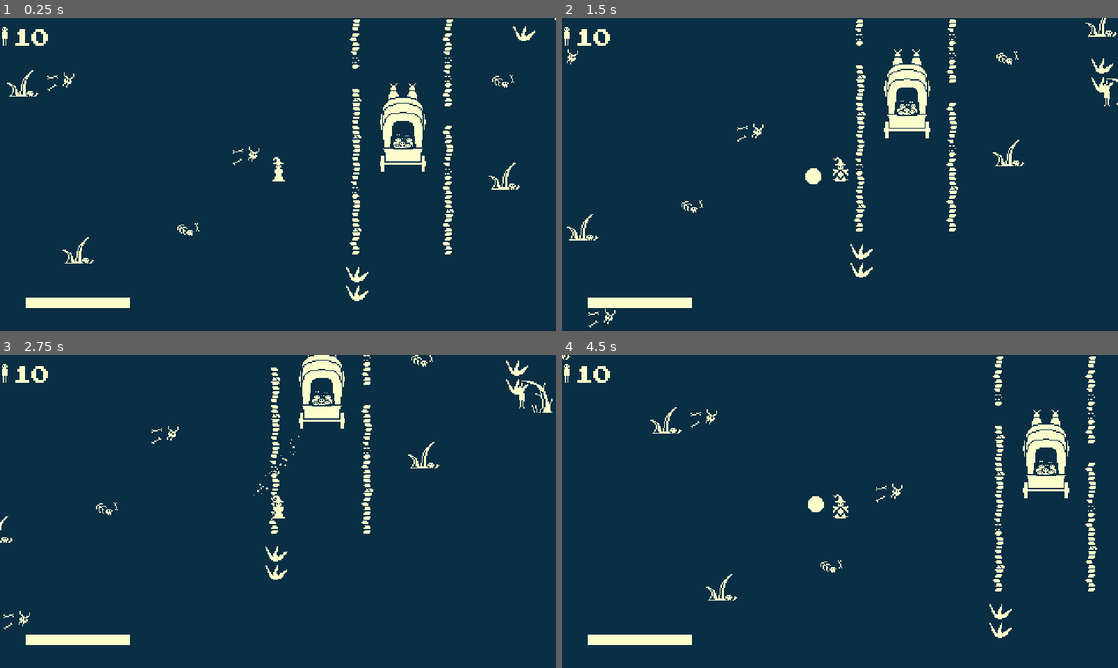
Above: before the commit, frames 1-4 (two rows, left to right).
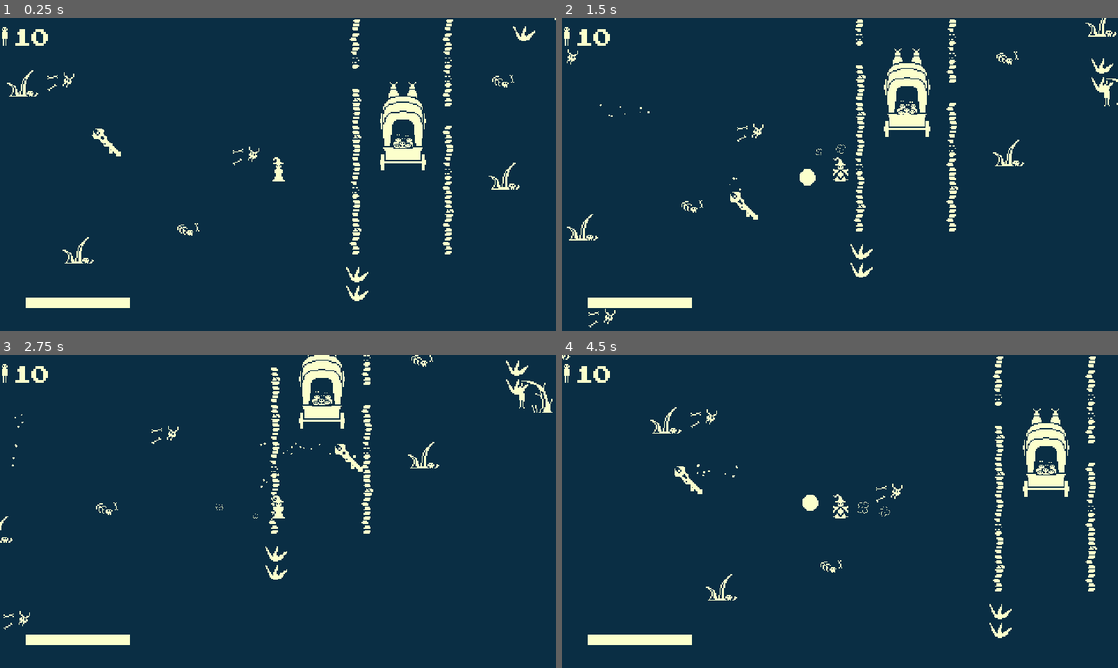
Above: after the commit, the same moments.

Repository: DanX3/1bitjam
Game: Godot game, scene res://scenes/world.tscn
The game is run twice, just before and just after one commit, with the same random seed, the same clock (stepped at 60 frames per second) and the same inputs.
Inputs (mouse positions are in pixels of both pictures, inside the frame that each line leads up to):
- Up to frame 1 (0.25 s): no input
- Up to frame 2 (1.5 s): tap Enter (ui_accept) at 0.5, 0.77 s; move the mouse to (962, 158) at 0.52 s; hold D (move_right) 0.53-1.28 s; click (962, 158) at 0.6 s; move the mouse to (728, 190) at 1.27 s; hold S (move_down) from 1.28 s (still down); click (728, 190) at 1.35 s
- Up to frame 3 (2.75 s): tap Enter (ui_accept) at 1.52 s; move the mouse to (333, 442) at 2.02 s; release S (move_down) at 2.03 s; hold D (move_right) from 2.03 s (still down); hold Shift from 2.03 s (still down); click (333, 442) at 2.3 s
- Up to frame 4 (4.5 s): move the mouse to (812, 574) at 2.77 s; release D (move_right) at 2.78 s; release Shift at 2.78 s; hold W (move_up) 2.78-3.53 s; tap Space at 2.85 s; tap Enter (ui_accept) at 3.02, 3.77 s; click (812, 574) at 3.05 s; move the mouse to (1006, 558) at 3.52 s; hold A (move_left) from 3.53 s (still down); click (1006, 558) at 3.6 s; move the mouse to (673, 464) at 4.27 s; click (673, 464) at 4.35 s

The runs differ from the first frame. In frame 1, 0.5% of the frame differs, in the area x 16-77%, y 20-50%; in frame 2, 0.6%; in frame 3, 0.2%; in frame 4, 0.6%, in the area x 20-92%, y 17-52%.

Commit message:
GIGA COMMIT DELLA VITA

Diff:
--- /dev/null
+++ b/death_particles.tscn
@@ -0,0 +1,33 @@
+[gd_scene load_steps=5 format=3 uid="uid://c5vpcd1ob1qg7"]
+
+[ext_resource type="Script" path="res://library/scripts/FreeAfter.gd" id="1_ev2qp"]
+
+[sub_resource type="Gradient" id="Gradient_ihmhu"]
+offsets = PackedFloat32Array(0, 0.844444, 1)
+colors = PackedColorArray(1, 1, 1, 1, 1, 1, 1, 1, 1, 1, 1, 0)
+
+[sub_resource type="GradientTexture1D" id="GradientTexture1D_4ye2t"]
+gradient = SubResource("Gradient_ihmhu")
+
+[sub_resource type="ParticleProcessMaterial" id="ParticleProcessMaterial_us4yk"]
+particle_flag_disable_z = true
+gravity = Vector3(0, 0, 0)
+initial_velocity_min = 74.06
+initial_velocity_max = 101.84
+orbit_velocity_min = 0.0
+orbit_velocity_max = 0.0
+damping_min = 100.0
+damping_max = 100.0
+angle_min = -720.0
+scale_max = 5.0
+color_ramp = SubResource("GradientTexture1D_4ye2t")
+
+[node name="DeathParticles" type="GPUParticles2D"]
+amount = 16
+process_material = SubResource("ParticleProcessMaterial_us4yk")
+lifetime = 2.0
+speed_scale = 2.0
+explosiveness = 0.9
+
+[node name="FreeAfter" type="Node" parent="."]
+script = ExtResource("1_ev2qp")
--- a/library/scenes/cursor.tscn
+++ b/library/scenes/cursor.tscn
@@ -19,7 +19,7 @@
 "times": PackedFloat32Array(0),
 "transitions": PackedFloat32Array(1),
 "update": 0,
-"values": [Vector2(-22, -11)]
+"values": [Vector2(-14, -11)]
 }
 
 [sub_resource type="Animation" id="Animation_l6usn"]
@@ -58,9 +58,9 @@
 anchor_top = 0.5
 anchor_right = 0.5
 anchor_bottom = 0.5
-offset_left = -22.0
+offset_left = -14.0
 offset_top = -11.0
-offset_right = -19.0
+offset_right = -11.0
 offset_bottom = 7.0
 grow_horizontal = 2
 grow_vertical = 2
--- a/library/scripts/EventBus.gd
+++ b/library/scripts/EventBus.gd
@@ -5,6 +5,7 @@
 func _ready():
 	add_user_signal("game_over")
 	add_user_signal("castle_reached")
+	add_user_signal("camera_shake")
 	# add user signals here
 
 #add_user_signal("hurt", [
--- a/library/scripts/FollowCursor.gd
+++ b/library/scripts/FollowCursor.gd
@@ -2,5 +2,5 @@
 
 @onready var parent = get_parent()
 
-func _process(delta):
+func _physics_process(delta):
 	parent.global_position = get_global_mouse_position()
--- a/library/scripts/PauseMenu.gd
+++ b/library/scripts/PauseMenu.gd
@@ -29,3 +29,13 @@
 func _game_over():
 	get_tree().paused = true
 	show()
+	Input.set_mouse_mode(Input.MOUSE_MODE_VISIBLE)
+
+
+func _on_restart_pressed():
+	print("pressed restart")
+	_on_cursor_selected("Restart")
+
+
+func _on_quit_pressed():
+	_on_cursor_selected("Quit")
--- /dev/null
+++ b/library/scripts/SoundVariations.gd
@@ -0,0 +1,7 @@
+extends AudioStreamPlayer2D
+
+@export var streams: Array[AudioStream]
+
+func play_sound():
+	stream = streams.pick_random()
+	play()
--- a/library/scripts/Utils.gd
+++ b/library/scripts/Utils.gd
@@ -22,3 +22,9 @@
 	var local_pos = tilemap.to_local(global_pos)
 	var coords = tilemap.local_to_map(local_pos)
 	return tilemap.get_cell_tile_data(layer, coords)
+
+static func add_here(creator: Node2D, scene: PackedScene) -> Node:
+	var newNode = scene.instantiate()
+	creator.get_parent().add_child(newNode)
+	newNode.global_position = creator.global_position
+	return newNode
--- a/project.godot
+++ b/project.godot
@@ -26,6 +26,8 @@
 window/size/viewport_height=1080
 window/stretch/mode="canvas_items"
 window/stretch/scale=4.0
+mouse_cursor/size/viewport_height=720
+mouse_cursor/size/viewport_width=1280
 
 [editor_plugins]
 
--- a/scenes/Player.tscn
+++ b/scenes/Player.tscn
@@ -9,6 +9,7 @@
 [ext_resource type="Texture2D" uid="uid://siv462vqa644" path="res://assets/border.png" id="6_rw7i7"]
 [ext_resource type="Texture2D" uid="uid://de5ta844hynpo" path="res://assets/black.png" id="7_prn5d"]
 [ext_resource type="Texture2D" uid="uid://dwk382eg4e650" path="res://assets/white.png" id="7_tic3v"]
+[ext_resource type="PackedScene" uid="uid://dptps1sq6buvr" path="res://scenes/walk_smoke.tscn" id="10_qetsn"]
 
 [sub_resource type="Curve" id="Curve_ewt3i"]
 min_value = -1.0
@@ -180,7 +181,9 @@
 
 [node name="Cooldown" type="Node" parent="."]
 script = ExtResource("4_xl085")
-duration = 0.7
+duration = 0.5
+
+[node name="WalkSmoke" parent="." instance=ExtResource("10_qetsn")]
 
 [node name="AnimatedSprite2D" type="AnimatedSprite2D" parent="."]
 texture_filter = 1
@@ -218,4 +221,7 @@
 texture_over = ExtResource("6_rw7i7")
 texture_progress = ExtResource("7_tic3v")
 
+[node name="AudioListener2D" type="AudioListener2D" parent="."]
+current = true
+
 [connection signal="animation_finished" from="AnimatedSprite2D" to="." method="_on_animated_sprite_2d_animation_finished"]
--- a/scenes/caravan.tscn
+++ b/scenes/caravan.tscn
@@ -6,9 +6,50 @@
 [ext_resource type="Script" path="res://library/scripts/Spawner.gd" id="4_quugf"]
 [ext_resource type="Texture2D" uid="uid://bwdxrektuee17" path="res://assets/icons.png" id="4_wumkv"]
 [ext_resource type="PackedScene" uid="uid://by600etqyr3av" path="res://scenes/demon.tscn" id="5_1o624"]
+[ext_resource type="Script" path="res://library/scripts/SoundVariations.gd" id="6_mmsxs"]
+[ext_resource type="AudioStream" uid="uid://bwbhgv6rfatfq" path="res://assets/Audio/hit1.ogg" id="7_n7fik"]
+[ext_resource type="AudioStream" uid="uid://ccg8cdudrq0dj" path="res://assets/Audio/hit2.ogg" id="8_otcwl"]
 
 [sub_resource type="RectangleShape2D" id="RectangleShape2D_4vg50"]
-size = Vector2(41.7703, 80.5036)
+size = Vector2(37.7921, 69.2942)
+
+[sub_resource type="Animation" id="Animation_v7xwr"]
+resource_name = "walk"
+length = 0.6
+loop_mode = 1
+tracks/0/type = "value"
+tracks/0/imported = false
+tracks/0/enabled = true
+tracks/0/path = NodePath("Sprite2D:position")
+tracks/0/interp = 1
+tracks/0/loop_wrap = true
+tracks/0/keys = {
+"times": PackedFloat32Array(0, 0.3),
+"transitions": PackedFloat32Array(1, 1),
+"update": 1,
+"values": [Vector2(0, -1.01903), Vector2(0, 0)]
+}
+
+[sub_resource type="Animation" id="Animation_hpd2a"]
+length = 0.001
+tracks/0/type = "value"
+tracks/0/imported = false
+tracks/0/enabled = true
+tracks/0/path = NodePath("Sprite2D:position")
+tracks/0/interp = 1
+tracks/0/loop_wrap = true
+tracks/0/keys = {
+"times": PackedFloat32Array(0),
+"transitions": PackedFloat32Array(1),
+"update": 0,
+"values": [Vector2(0, 0)]
+}
+
+[sub_resource type="AnimationLibrary" id="AnimationLibrary_6uoqt"]
+_data = {
+"RESET": SubResource("Animation_hpd2a"),
+"walk": SubResource("Animation_v7xwr")
+}
 
 [sub_resource type="RectangleShape2D" id="RectangleShape2D_vp10o"]
 size = Vector2(62.6554, 103.941)
@@ -18,7 +59,44 @@
 region = Rect2(18, 4, 7, 18)
 
 [sub_resource type="RectangleShape2D" id="RectangleShape2D_0hjh0"]
-size = Vector2(37.7921, 75.4084)
+size = Vector2(34.8086, 67.2561)
+
+[sub_resource type="Animation" id="Animation_cpvbi"]
+resource_name = "blink"
+length = 0.6
+tracks/0/type = "value"
+tracks/0/imported = false
+tracks/0/enabled = true
+tracks/0/path = NodePath("../Caravan:visible")
+tracks/0/interp = 1
+tracks/0/loop_wrap = true
+tracks/0/keys = {
+"times": PackedFloat32Array(0, 0.1, 0.2, 0.3, 0.4, 0.5, 0.6),
+"transitions": PackedFloat32Array(1, 1, 1, 1, 1, 1, 1),
+"update": 1,
+"values": [true, false, true, false, true, false, true]
+}
+
+[sub_resource type="Animation" id="Animation_atj1d"]
+length = 0.001
+tracks/0/type = "value"
+tracks/0/imported = false
+tracks/0/enabled = true
+tracks/0/path = NodePath("Sprite2D:visible")
+tracks/0/interp = 1
+tracks/0/loop_wrap = true
+tracks/0/keys = {
+"times": PackedFloat32Array(0),
+"transitions": PackedFloat32Array(1),
+"update": 1,
+"values": [true]
+}
+
+[sub_resource type="AnimationLibrary" id="AnimationLibrary_k32ay"]
+_data = {
+"RESET": SubResource("Animation_atj1d"),
+"blink": SubResource("Animation_cpvbi")
+}
 
 [node name="Caravan" type="CharacterBody2D" groups=["caravan"]]
 scale = Vector2(1.0055, 0.981323)
@@ -35,10 +113,14 @@
 region_rect = Rect2(0, 192, 64.1936, 96.1646)
 
 [node name="CollisionShape2D" type="CollisionShape2D" parent="."]
-position = Vector2(-9.48458e-07, 8.66177)
+position = Vector2(-2.96393e-08, 13.2474)
 shape = SubResource("RectangleShape2D_4vg50")
 
-[node name="AnimationPlayer" type="AnimationPlayer" parent="."]
+[node name="WalkPlayer" type="AnimationPlayer" parent="."]
+autoplay = "walk"
+libraries = {
+"": SubResource("AnimationLibrary_6uoqt")
+}
 
 [node name="EnemyDetector" type="Area2D" parent="."]
 collision_layer = 0
@@ -70,7 +152,7 @@
 collision_mask = 8
 
 [node name="CollisionShape2D2" type="CollisionShape2D" parent="HurtBox"]
-position = Vector2(0, 9.17129)
+position = Vector2(0.497265, 13.2474)
 shape = SubResource("RectangleShape2D_0hjh0")
 
 [node name="Passengers" type="Sprite2D" parent="."]
@@ -88,7 +170,7 @@
 rects = Array[Rect2]([Rect2(-200, -600, 400, 100)])
 
 [node name="DemonInterval" type="Timer" parent="Spawner"]
-wait_time = 3.0
+wait_time = 2.0
 
 [node name="WaveInterval" type="Timer" parent="Spawner"]
 wait_time = 30.0
@@ -97,6 +179,15 @@
 [node name="SpawnMarker" type="Marker2D" parent="."]
 position = Vector2(0, -616.515)
 
+[node name="BlinkPlayer" type="AnimationPlayer" parent="."]
+libraries = {
+"": SubResource("AnimationLibrary_k32ay")
+}
+
+[node name="HitPlayer" type="AudioStreamPlayer2D" parent="."]
+script = ExtResource("6_mmsxs")
+streams = Array[AudioStream]([ExtResource("7_n7fik"), ExtResource("8_otcwl")])
+
 [connection signal="body_entered" from="EnemyDetector" to="." method="_on_enemy_detector_body_entered"]
 [connection signal="body_exited" from="EnemyDetector" to="." method="_on_enemy_detector_body_exited"]
 [connection signal="area_shape_entered" from="HurtBox" to="." method="_on_hurt_box_area_shape_entered"]
--- /dev/null
+++ b/scenes/explosion.tscn
@@ -0,0 +1,85 @@
+[gd_scene load_steps=13 format=3 uid="uid://dj8c6yuol660h"]
+
+[ext_resource type="Texture2D" uid="uid://7i2tb4epo8aq" path="res://assets/explosion.png" id="1_ivx2w"]
+[ext_resource type="Script" path="res://library/scripts/FreeAfter.gd" id="2_lc0bm"]
+
+[sub_resource type="AtlasTexture" id="AtlasTexture_rom6a"]
+atlas = ExtResource("1_ivx2w")
+region = Rect2(0, 0, 32, 32)
+
+[sub_resource type="AtlasTexture" id="AtlasTexture_6j5nj"]
+atlas = ExtResource("1_ivx2w")
+region = Rect2(32, 0, 32, 32)
+
+[sub_resource type="AtlasTexture" id="AtlasTexture_kh4bt"]
+atlas = ExtResource("1_ivx2w")
+region = Rect2(64, 0, 32, 32)
+
+[sub_resource type="AtlasTexture" id="AtlasTexture_djxek"]
+atlas = ExtResource("1_ivx2w")
+region = Rect2(96, 0, 32, 32)
+
+[sub_resource type="AtlasTexture" id="AtlasTexture_iwipn"]
+atlas = ExtResource("1_ivx2w")
+region = Rect2(128, 0, 32, 32)
+
+[sub_resource type="AtlasTexture" id="AtlasTexture_363jo"]
+atlas = ExtResource("1_ivx2w")
+region = Rect2(160, 0, 32, 32)
+
+[sub_resource type="AtlasTexture" id="AtlasTexture_k3ao6"]
+atlas = ExtResource("1_ivx2w")
+region = Rect2(192, 0, 32, 32)
+
+[sub_resource type="AtlasTexture" id="AtlasTexture_yhn2b"]
+atlas = ExtResource("1_ivx2w")
+region = Rect2(224, 0, 32, 32)
+
+[sub_resource type="AtlasTexture" id="AtlasTexture_2mtrw"]
+atlas = ExtResource("1_ivx2w")
+region = Rect2(256, 0, 32, 32)
+
+[sub_resource type="SpriteFrames" id="SpriteFrames_0tljn"]
+animations = [{
+"frames": [{
+"duration": 1.0,
+"texture": SubResource("AtlasTexture_rom6a")
+}, {
+"duration": 1.0,
+"texture": SubResource("AtlasTexture_6j5nj")
+}, {
+"duration": 1.0,
+"texture": SubResource("AtlasTexture_kh4bt")
+}, {
+"duration": 1.0,
+"texture": SubResource("AtlasTexture_djxek")
+}, {
+"duration": 1.0,
+"texture": SubResource("AtlasTexture_iwipn")
+}, {
+"duration": 1.0,
+"texture": SubResource("AtlasTexture_363jo")
+}, {
+"duration": 1.0,
+"texture": SubResource("AtlasTexture_k3ao6")
+}, {
+"duration": 1.0,
+"texture": SubResource("AtlasTexture_yhn2b")
+}, {
+"duration": 1.0,
+"texture": SubResource("AtlasTexture_2mtrw")
+}],
+"loop": false,
+"name": &"default",
+"speed": 24.0
+}]
+
+[node name="Explosion" type="AnimatedSprite2D"]
+scale = Vector2(2, 2)
+sprite_frames = SubResource("SpriteFrames_0tljn")
+autoplay = "default"
+frame = 8
+frame_progress = 1.0
+
+[node name="FreeAfter" type="Node" parent="."]
+script = ExtResource("2_lc0bm")
--- a/scenes/fireball.tscn
+++ b/scenes/fireball.tscn
@@ -7,12 +7,12 @@
 [sub_resource type="CircleShape2D" id="CircleShape2D_d2gub"]
 radius = 7.07107
 
-[sub_resource type="Curve" id="Curve_32nup"]
+[sub_resource type="Curve" id="Curve_m5scr"]
 _data = [Vector2(0, 1), 0.0, 0.0, 0, 0, Vector2(1, 0), -2.50079, 0.0, 0, 0]
 point_count = 2
 
-[sub_resource type="CurveTexture" id="CurveTexture_1y4g0"]
-curve = SubResource("Curve_32nup")
+[sub_resource type="CurveTexture" id="CurveTexture_4k1vp"]
+curve = SubResource("Curve_m5scr")
 
 [sub_resource type="ParticleProcessMaterial" id="ParticleProcessMaterial_y8u7x"]
 emission_shape = 2
@@ -23,7 +23,14 @@
 orbit_velocity_max = 0.0
 angle_max = 720.0
 scale_max = 2.0
-scale_curve = SubResource("CurveTexture_1y4g0")
+scale_curve = SubResource("CurveTexture_4k1vp")
+
+[sub_resource type="Curve" id="Curve_32nup"]
+_data = [Vector2(0, 1), 0.0, 0.0, 0, 0, Vector2(1, 0), -2.50079, 0.0, 0, 0]
+point_count = 2
+
+[sub_resource type="CurveTexture" id="CurveTexture_grjbf"]
+curve = SubResource("Curve_32nup")
 
 [sub_resource type="ParticleProcessMaterial" id="ParticleProcessMaterial_b1mup"]
 emission_shape = 2
@@ -35,7 +42,7 @@
 angle_max = 720.0
 scale_min = 0.1
 scale_max = 0.5
-scale_curve = SubResource("CurveTexture_1y4g0")
+scale_curve = SubResource("CurveTexture_grjbf")
 
 [node name="Fireball" type="CharacterBody2D"]
 collision_layer = 4
--- a/scenes/prisoner.tscn
+++ b/scenes/prisoner.tscn
@@ -1,7 +1,8 @@
-[gd_scene load_steps=7 format=3 uid="uid://xvhyqe37nd4p"]
+[gd_scene load_steps=8 format=3 uid="uid://xvhyqe37nd4p"]
 
 [ext_resource type="Script" path="res://scripts/prisoner.gd" id="1_8tvru"]
 [ext_resource type="Texture2D" uid="uid://cftegb5of2etx" path="res://assets/cage.png" id="1_pt5g6"]
+[ext_resource type="PackedScene" uid="uid://dptps1sq6buvr" path="res://scenes/walk_smoke.tscn" id="2_ismst"]
 
 [sub_resource type="AtlasTexture" id="AtlasTexture_dlptc"]
 atlas = ExtResource("1_pt5g6")
@@ -33,6 +34,8 @@
 collision_mask = 4
 script = ExtResource("1_8tvru")
 
+[node name="WalkSmoke" parent="." instance=ExtResource("2_ismst")]
+
 [node name="AnimatedSprite2D" type="AnimatedSprite2D" parent="."]
 position = Vector2(0, -10)
 sprite_frames = SubResource("SpriteFrames_60ulf")
--- /dev/null
+++ b/scenes/walk_smoke.tscn
@@ -0,0 +1,43 @@
+[gd_scene load_steps=8 format=3 uid="uid://dptps1sq6buvr"]
+
+[ext_resource type="Texture2D" uid="uid://1nte6evvy440" path="res://assets/cursor.png" id="1_d2dqw"]
+
+[sub_resource type="Gradient" id="Gradient_hpbiw"]
+offsets = PackedFloat32Array(0, 0.407407, 1)
+colors = PackedColorArray(1, 1, 1, 1, 1, 1, 1, 0.311111, 1, 1, 1, 0)
+
+[sub_resource type="GradientTexture1D" id="GradientTexture1D_davbj"]
+gradient = SubResource("Gradient_hpbiw")
+
+[sub_resource type="Curve" id="Curve_a21gb"]
+_data = [Vector2(0, 0.836299), 0.0, 0.994358, 0, 0, Vector2(0.418994, 0.992883), 0.0, 0.0, 0, 0, Vector2(1, 0), -2.3357, 0.0, 0, 0]
+point_count = 3
+
+[sub_resource type="CurveTexture" id="CurveTexture_yf1y1"]
+curve = SubResource("Curve_a21gb")
+
+[sub_resource type="ParticleProcessMaterial" id="ParticleProcessMaterial_gr2gi"]
+particle_flag_disable_z = true
+spread = 180.0
+gravity = Vector3(0, 0, 0)
+initial_velocity_min = 20.0
+initial_velocity_max = 20.0
+orbit_velocity_min = 0.0
+orbit_velocity_max = 0.0
+damping_min = 19.444
+damping_max = 19.444
+angle_min = -680.0
+angle_max = 720.0
+scale_min = 0.2
+scale_max = 0.6
+scale_curve = SubResource("CurveTexture_yf1y1")
+color_ramp = SubResource("GradientTexture1D_davbj")
+
+[sub_resource type="AtlasTexture" id="AtlasTexture_d21up"]
+atlas = ExtResource("1_d2dqw")
+region = Rect2(32, 0, 32, 32)
+
+[node name="WalkSmoke" type="GPUParticles2D"]
+amount = 4
+process_material = SubResource("ParticleProcessMaterial_gr2gi")
+texture = SubResource("AtlasTexture_d21up")
--- a/scenes/world.tscn
+++ b/scenes/world.tscn
@@ -12,6 +12,8 @@
 [ext_resource type="Script" path="res://godot_state_charts_examples/ant_hill/marker/marker.gd" id="11_p7vf3"]
 [ext_resource type="Shader" path="res://library/shaders/black_white.gdshader" id="11_tq6mm"]
 [ext_resource type="PackedScene" uid="uid://bnqagctpgww5k" path="res://library/scenes/pause_menu.tscn" id="12_4k0kt"]
+[ext_resource type="Script" path="res://library/scripts/FollowCursor.gd" id="12_57aso"]
+[ext_resource type="Texture2D" uid="uid://xtwkvlp0wg8m" path="res://assets/wand.png" id="13_elg4e"]
 
 [sub_resource type="TileSetAtlasSource" id="TileSetAtlasSource_bhkcy"]
 texture = ExtResource("1_xx67n")
@@ -80,6 +82,109 @@
 [sub_resource type="RectangleShape2D" id="RectangleShape2D_8oeb2"]
 size = Vector2(1151, 87)
 
+[sub_resource type="Curve" id="Curve_12n4u"]
+_data = [Vector2(0, 1), 0.0, 0.0, 0, 0, Vector2(1, 0), -2.50079, 0.0, 0, 0]
+point_count = 2
+
+[sub_resource type="CurveTexture" id="CurveTexture_1y4g0"]
+curve = SubResource("Curve_12n4u")
+
+[sub_resource type="ParticleProcessMaterial" id="ParticleProcessMaterial_q8cpx"]
+emission_shape = 2
+emission_sphere_radius = 5.34
+particle_flag_disable_z = true
+gravity = Vector3(0, 0, 0)
+orbit_velocity_min = 0.0
+orbit_velocity_max = 0.0
+angle_max = 720.0
+scale_max = 2.0
+scale_curve = SubResource("CurveTexture_1y4g0")
+
+[sub_resource type="AtlasTexture" id="AtlasTexture_8jfbj"]
+atlas = ExtResource("13_elg4e")
+region = Rect2(0, 0, 32, 32)
+
+[sub_resource type="AtlasTexture" id="AtlasTexture_idogl"]
+atlas = ExtResource("13_elg4e")
+region = Rect2(32, 0, 32, 32)
+
+[sub_resource type="AtlasTexture" id="AtlasTexture_s6oyt"]
+atlas = ExtResource("13_elg4e")
+region = Rect2(64, 0, 32, 32)
+
+[sub_resource type="AtlasTexture" id="AtlasTexture_tiwlj"]
+atlas = ExtResource("13_elg4e")
+region = Rect2(96, 0, 32, 32)
+
+[sub_resource type="AtlasTexture" id="AtlasTexture_qsp67"]
+atlas = ExtResource("13_elg4e")
+region = Rect2(0, 32, 32, 32)
+
+[sub_resource type="AtlasTexture" id="AtlasTexture_d4t1d"]
+atlas = ExtResource("13_elg4e")
+region = Rect2(32, 32, 32, 32)
+
+[sub_resource type="AtlasTexture" id="AtlasTexture_q2yk1"]
+atlas = ExtResource("13_elg4e")
+region = Rect2(64, 32, 32, 32)
+
+[sub_resource type="AtlasTexture" id="AtlasTexture_istgq"]
+atlas = ExtResource("13_elg4e")
+region = Rect2(96, 32, 32, 32)
+
+[sub_resource type="AtlasTexture" id="AtlasTexture_d44yx"]
+atlas = ExtResource("13_elg4e")
+region = Rect2(0, 64, 32, 32)
+
+[sub_resource type="AtlasTexture" id="AtlasTexture_mbphi"]
+atlas = ExtResource("13_elg4e")
+region = Rect2(32, 64, 32, 32)
+
+[sub_resource type="AtlasTexture" id="AtlasTexture_2htxp"]
+atlas = ExtResource("13_elg4e")
+region = Rect2(64, 64, 32, 32)
+
+[sub_resource type="SpriteFrames" id="SpriteFrames_wr4a2"]
+animations = [{
+"frames": [{
+"duration": 1.0,
+"texture": SubResource("AtlasTexture_8jfbj")
+}, {
+"duration": 1.0,
+"texture": SubResource("AtlasTexture_idogl")
+}, {
+"duration": 1.0,
+"texture": SubResource("AtlasTexture_s6oyt")
+}, {
+"duration": 1.0,
+"texture": SubResource("AtlasTexture_tiwlj")
+}, {
+"duration": 1.0,
+"texture": SubResource("AtlasTexture_qsp67")
+}, {
+"duration": 1.0,
+"texture": SubResource("AtlasTexture_d4t1d")
+}, {
+"duration": 1.0,
+"texture": SubResource("AtlasTexture_q2yk1")
+}, {
+"duration": 1.0,
+"texture": SubResource("AtlasTexture_istgq")
+}, {
+"duration": 1.0,
+"texture": SubResource("AtlasTexture_d44yx")
+}, {
+"duration": 1.0,
+"texture": SubResource("AtlasTexture_mbphi")
+}, {
+"duration": 1.0,
+"texture": SubResource("AtlasTexture_2htxp")
+}],
+"loop": true,
+"name": &"default",
+"speed": 12.0
+}]
+
 [sub_resource type="ShaderMaterial" id="ShaderMaterial_wdca1"]
 shader = ExtResource("11_tq6mm")
 shader_parameter/threshold = 0.41
@@ -180,6 +285,31 @@
 [node name="CastleMarker" type="Node2D" parent="." groups=["castle"]]
 position = Vector2(417, -3187)
 script = ExtResource("11_p7vf3")
+
+[node name="CursorParticles" type="Node2D" parent="."]
+
+[node name="Particles1" type="GPUParticles2D" parent="CursorParticles"]
+position = Vector2(6, 6)
+amount = 32
+process_material = SubResource("ParticleProcessMaterial_q8cpx")
+lifetime = 2.0
+
+[node name="FollowCursor2" type="Node2D" parent="CursorParticles"]
+position = Vector2(5, 4)
+script = ExtResource("12_57aso")
+
+[node name="CanvasLayer" type="CanvasLayer" parent="."]
+
+[node name="Pointer" type="Node2D" parent="CanvasLayer"]
+
+[node name="AnimatedSprite2D" type="AnimatedSprite2D" parent="CanvasLayer/Pointer"]
+position = Vector2(16, 16)
+sprite_frames = SubResource("SpriteFrames_wr4a2")
+autoplay = "default"
+frame_progress = 0.950701
+
+[node name="FollowCursor" type="Node2D" parent="CanvasLayer/Pointer"]
+script = ExtResource("12_57aso")
 
 [node name="Shader" type="CanvasLayer" parent="."]
 
--- a/scripts/Fireball.gd
+++ b/scripts/Fireball.gd
@@ -1,6 +1,8 @@
 class_name Fireball extends CharacterBody2D
 
-const SPEED := 200.0
+const SPEED := 500.0
+const MAX_DURATION_MS = 250
+var life_start
 var direction
 var caravan
 
@@ -8,13 +10,18 @@
 	direction = dir
 
 func _ready():
+	life_start = Time.get_ticks_msec()
 	caravan = get_tree().get_first_node_in_group("caravan")
 
 func _physics_process(delta):
+	if Time.get_ticks_msec() - life_start > MAX_DURATION_MS:
+		queue_free()
+		return
 	var collision = move_and_collide(delta * direction * SPEED)
 	if collision != null:
 		if collision.get_collider().name == caravan.name:
 			queue_free()
 
 func _on_visible_on_screen_notifier_2d_screen_exited():
-	queue_free()
+	pass
+#	queue_free()
--- a/scripts/caravan.gd
+++ b/scripts/caravan.gd
@@ -25,7 +25,9 @@
 
 func _process(delta):
 	if closeDemonsCounter > 0:
+		$WalkPlayer.stop()
 		return
+	$WalkPlayer.play("walk")
 	velocity = Vector2.UP * speed
 	move_and_slide()
 
@@ -37,8 +39,8 @@
 
 
 func take_damage():
-	get_node("/root/UtilsInstance").frame_freeze(0.5, 0.5)
-
+	$BlinkPlayer.play("blink")
+	$HitPlayer.play_sound()
 	refugees -= 1
 	counterLabel.text = str(refugees)
 	if refugees <= 0:
--- a/scripts/demon.gd
+++ b/scripts/demon.gd
@@ -5,6 +5,9 @@
 const ATTACK_ANGLE = 1.2 * PI
 const PLAYER_DAMAGE = 5.0
 const AVOID_CARAVAN_ANGLE = 0.25 * PI
+
+var explosion_scene = preload("res://scenes/explosion.tscn")
+var death_parts = preload("res://death_particles.tscn")
 
 var player: Player
 @onready var chart: StateChart = $StateChart
@@ -81,6 +84,7 @@
 func _on_hurt_box_body_entered(body):
 	if body is Fireball:
 		body.queue_free()
+		Utils.add_here(self, explosion_scene)
 		chart.send_event("die")
 
 func _on_attack_caravan_state_entered():
@@ -129,6 +133,10 @@
 
 func _on_die_state_entered():
 	sprite.play("die")
+	var particles = Utils.add_here(self, death_parts)
+	var player = get_tree().get_first_node_in_group("player")
+	var shootDir = global_position - player.global_position
+	particles.rotation = atan2(shootDir.y, shootDir.x)
 
 
 func _on_idle_visibility_body_entered(body):
--- a/scripts/player.gd
+++ b/scripts/player.gd
@@ -23,9 +23,11 @@
 func _ready():
 	sprite.play("idle")
 	progress.value = life
+	get_node("/root/EventBusInstance").connect("camera_shake", func(): $Camera2D/CameraShake.shake())
 
 func _input(event):
 	if Input.is_action_just_pressed("fire") and cooldown.is_ready():
+		player.stop()
 		player.play("fireball")
 
 func spawn_fireball():
@@ -50,6 +52,7 @@
 	move_and_slide()
 	if abs(velocity.x) > 0.0:
 		pivot.scale.x = sign(velocity.x)
+	$WalkSmoke.emitting = velocity.length_squared() > 0.0
 
 
 func _on_animated_sprite_2d_animation_finished():
--- a/scripts/prisoner.gd
+++ b/scripts/prisoner.gd
@@ -1,6 +1,7 @@
 extends Area2D
 
 var refugee_scene = preload("res://scenes/refugee.tscn")
+var explostion_scene = preload("res://scenes/explosion.tscn")
 
 func _on_body_entered(body):
 	if body is Fireball:
@@ -8,5 +9,6 @@
 		body.queue_free()
 		var refugee = refugee_scene.instantiate()
 		get_parent().call_deferred("add_child", refugee)
+		Utils.add_here(self, explostion_scene)
 		refugee.position = position
 		queue_free()
--- a/scripts/world.gd
+++ b/scripts/world.gd
@@ -4,6 +4,7 @@
 # Called when the node enters the scene tree for the first time.
 func _ready():
 	# Engine.time_scale = 10
+	Input.set_mouse_mode(Input.MOUSE_MODE_HIDDEN)
 	pass
 
 # Called every frame. 'delta' is the elapsed time since the previous frame.
Not shown, added: assets/Audio/explosion1.ogg.import
Not shown, added: assets/Audio/explosion2.ogg.import
Not shown, added: assets/Audio/explosion4.ogg.import
Not shown, added: assets/Audio/hit1.ogg.import
Not shown, added: assets/Audio/hit2.ogg.import
Binary file changed: assets/cursor.png
Binary file added: assets/explosion.png
Not shown, added: assets/explosion.png.import
Not shown, added: assets/pointer.png.import
Binary file added: assets/wand.png
Not shown, added: assets/wand.png.import
Binary file added: assets/wand_single.png
(and 12 more such lines)
